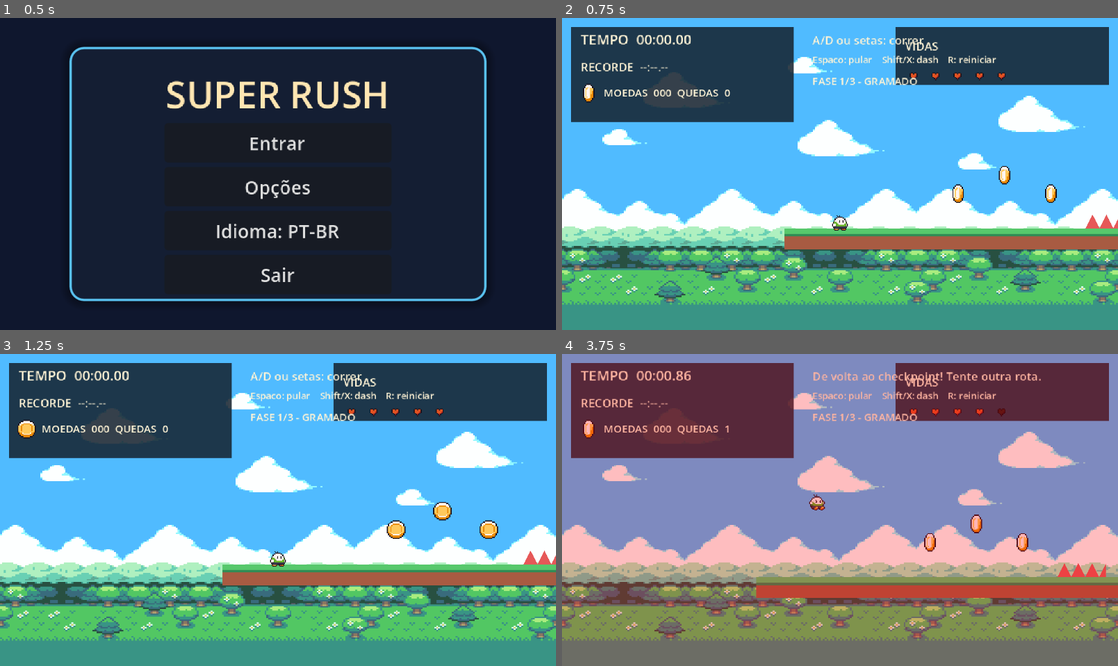
Above: before the commit, frames 1-4 (two rows, left to right).
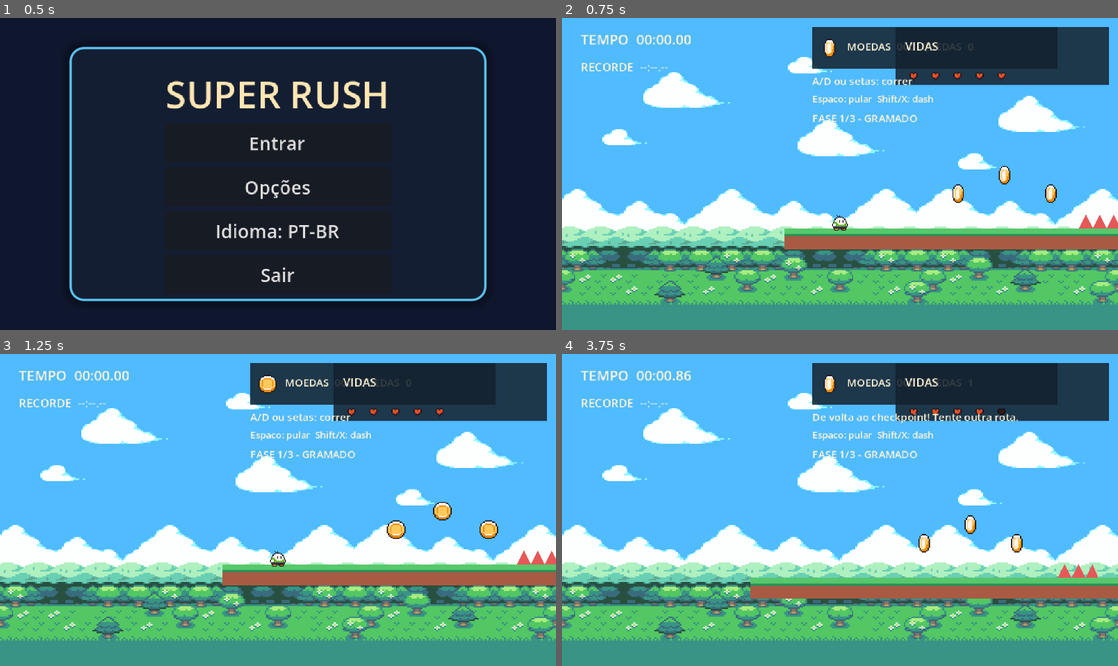
Above: after the commit, the same moments.

Repository: D124R/SuperRush
Game: Godot game, scene res://scenes/title_screen.tscn
Same seed, same stepped clock (60 frames per second), same inputs: the game is played once before the commit and once after it.
Inputs:
- Up to frame 1 (0.5 s): no input
- Up to frame 2 (0.75 s): click "Entrar" at 0.5 s
- Up to frame 3 (1.25 s): no input
- Up to frame 4 (3.75 s): tap Enter at 1.25 s; hold D (move_right) 1.28-2.03 s; tap Shift (dash) at 1.35, 2.1, 3.05 s; tap Space (jump) at 1.52, 2.27 s; hold A (move_left) 2.03-2.78 s; hold D (move_right) 2.78-3.53 s; tap R at 2.85 s; hold W from 3.53 s (still down); tap X at 3.6 s

Frame 1 is identical in both runs. In frame 2, 19% of the frame differs, in the area x 1-100%, y 2-68%; in frame 3, 19%; in frame 4, 97%, in the area x 0-100%, y 0-100%.

Commit message:
Improve procedural stage generation and HUD
Co-authored-by: Copilot <223556219+Copilot@users.noreply.github.com>

Diff:
--- a/src/game.gd
+++ b/src/game.gd
@@ -12,6 +12,9 @@
 const RECORD_KEY: String = "full_course"
 const MAX_LIVES: int = 5
 const DAMAGE_COOLDOWN: float = 1.0
+
+@export_category("Geracao de mapa")
+@export var layout_seed: int = 0
 
 @onready var level: Node2D = $Level
 
@@ -46,10 +49,16 @@
 var grass_trim_color := Color("#318c55")
 var spike_color := Color("#e65858")
 var finish_flag_color := Color("#ff6b6b")
+var layout_rng := RandomNumberGenerator.new()
 
 
 func _ready() -> void:
 	_setup_input()
+	if layout_seed == 0:
+		layout_rng.randomize()
+		layout_seed = layout_rng.seed
+	else:
+		layout_rng.seed = layout_seed
 	_load_record()
 	_create_background()
 	_build_stage(stage_index)
@@ -235,9 +244,20 @@
 				Vector2(3200, 185),
 			]
 
+	var bonus_platforms: Array[Vector3] = []
+	_vary_stage_layout(
+		ground_segments,
+		shortcut_platforms,
+		spike_rows,
+		coin_positions,
+		bonus_platforms
+	)
+
 	for segment in ground_segments:
 		_add_platform(segment.x, segment.y, segment.z)
 	for platform in shortcut_platforms:
+		_add_platform(platform.x, platform.y, platform.z)
+	for platform in bonus_platforms:
 		_add_platform(platform.x, platform.y, platform.z)
 	for spikes in spike_rows:
 		_add_spikes(spikes.x, spikes.y, spikes.z)
@@ -245,6 +265,59 @@
 		_add_coin(coin_position)
 	_add_checkpoint(checkpoint_at)
 	_add_finish()
+
+
+func _vary_stage_layout(
+	ground_segments: Array[Vector3],
+	shortcut_platforms: Array[Vector3],
+	spike_rows: Array[Vector3],
+	coin_positions: Array[Vector2],
+	bonus_platforms: Array[Vector3]
+) -> void:
+	for index in range(shortcut_platforms.size()):
+		var platform: Vector3 = shortcut_platforms[index]
+		shortcut_platforms[index] = Vector3(
+			platform.x + layout_rng.randf_range(-12.0, 12.0),
+			platform.y,
+			platform.z + layout_rng.randf_range(-6.0, 6.0)
+		)
+
+	for index in range(spike_rows.size()):
+		var spikes: Vector3 = spike_rows[index]
+		var center_x: float = spikes.x + spikes.y * 0.5
+		var width: float = clampf(
+			spikes.y + layout_rng.randf_range(-12.0, 12.0),
+			30.0,
+			54.0
+		)
+		center_x += layout_rng.randf_range(-8.0, 8.0)
+		spike_rows[index] = Vector3(center_x - width * 0.5, width, spikes.z)
+
+	for segment_index in range(1, ground_segments.size() - 1):
+		if layout_rng.randf() > 0.4:
+			continue
+
+		var ground: Vector3 = ground_segments[segment_index]
+		var max_platform_width: float = minf(104.0, ground.y - 120.0)
+		if max_platform_width < 72.0:
+			continue
+		var width := layout_rng.randf_range(72.0, max_platform_width)
+		var min_x: float = ground.x + 54.0
+		var max_x: float = ground.x + ground.y - width - 54.0
+		if max_x < min_x:
+			continue
+
+		var start_x := layout_rng.randf_range(min_x, max_x)
+		var platform_top := ground.z - layout_rng.randf_range(44.0, 60.0)
+		bonus_platforms.append(Vector3(start_x, width, platform_top))
+
+		var coin_count := layout_rng.randi_range(2, 4)
+		for coin_index in range(coin_count):
+			var coin_offset := (float(coin_index) - (coin_count - 1) * 0.5) * 22.0
+			coin_positions.append(Vector2(
+				start_x + width * 0.5 + coin_offset,
+				platform_top - 20.0
+			))
 
 
 func _add_platform(start: float, width: float, top: float) -> void:
@@ -397,22 +470,22 @@
 	var hud := CanvasLayer.new()
 	add_child(hud)
 
-	var panel := ColorRect.new()
-	panel.position = Vector2(8, 8)
-	panel.size = Vector2(192, 82)
-	panel.color = Color(0.08, 0.13, 0.18, 0.86)
-	hud.add_child(panel)
-
 	timer_label = _add_label(hud, Vector2(16, 10), Vector2(176, 22), "TEMPO  00:00.00", 12)
 	best_label = _add_label(hud, Vector2(16, 35), Vector2(168, 16), "RECORDE  --:--.--", 10)
+
+	var coin_panel := ColorRect.new()
+	coin_panel.position = Vector2(216, 8)
+	coin_panel.size = Vector2(212, 36)
+	coin_panel.color = Color(0.08, 0.13, 0.18, 0.86)
+	hud.add_child(coin_panel)
 	var coin_icon := Sprite2D.new()
 	coin_icon.texture = COIN_TEXTURE
 	coin_icon.hframes = 4
 	coin_icon.frame = 0
-	coin_icon.position = Vector2(23, 65)
+	coin_icon.position = Vector2(231, 26)
 	hud.add_child(coin_icon)
 	animated_coins.append(coin_icon)
-	stats_label = _add_label(hud, Vector2(36, 58), Vector2(156, 18), "MOEDAS  000  QUEDAS  0", 9)
+	stats_label = _add_label(hud, Vector2(246, 18), Vector2(174, 18), "MOEDAS  000  QUEDAS  0", 9)
 
 	var life_panel := ColorRect.new()
 	life_panel.anchor_left = 1.0
@@ -438,9 +511,9 @@
 	life_panel.add_child(life_meter)
 	life_meter.call("set_lives", lives)
 
-	status_label = _add_label(hud, Vector2(216, 12), Vector2(254, 18), "A/D ou setas: correr", 10)
-	_add_label(hud, Vector2(216, 30), Vector2(254, 18), "Espaco: pular    Shift/X: dash    R: reiniciar", 8)
-	stage_label = _add_label(hud, Vector2(216, 48), Vector2(254, 16), _stage_heading(), 9)
+	status_label = _add_label(hud, Vector2(216, 48), Vector2(220, 16), "A/D ou setas: correr", 9)
+	_add_label(hud, Vector2(216, 64), Vector2(220, 16), "Espaco: pular  Shift/X: dash", 8)
+	stage_label = _add_label(hud, Vector2(216, 80), Vector2(220, 16), _stage_heading(), 9)
 
 	damage_flash = ColorRect.new()
 	damage_flash.set_anchors_and_offsets_preset(Control.PRESET_FULL_RECT)
Not shown, changed: README.md
